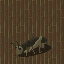
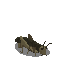
Layered file, before and after one edit (64x64). Changes by layer:
painted on "wings" over (0, 1, 64, 64)
painted on "legs" over (0, 1, 64, 64)
painted on "body" over (0, 1, 64, 64)
painted on "head" over (0, 1, 64, 64)
painted on "shadow" over (0, 0, 64, 64)
hid "bg", painted on it over (0, 0, 64, 64)
